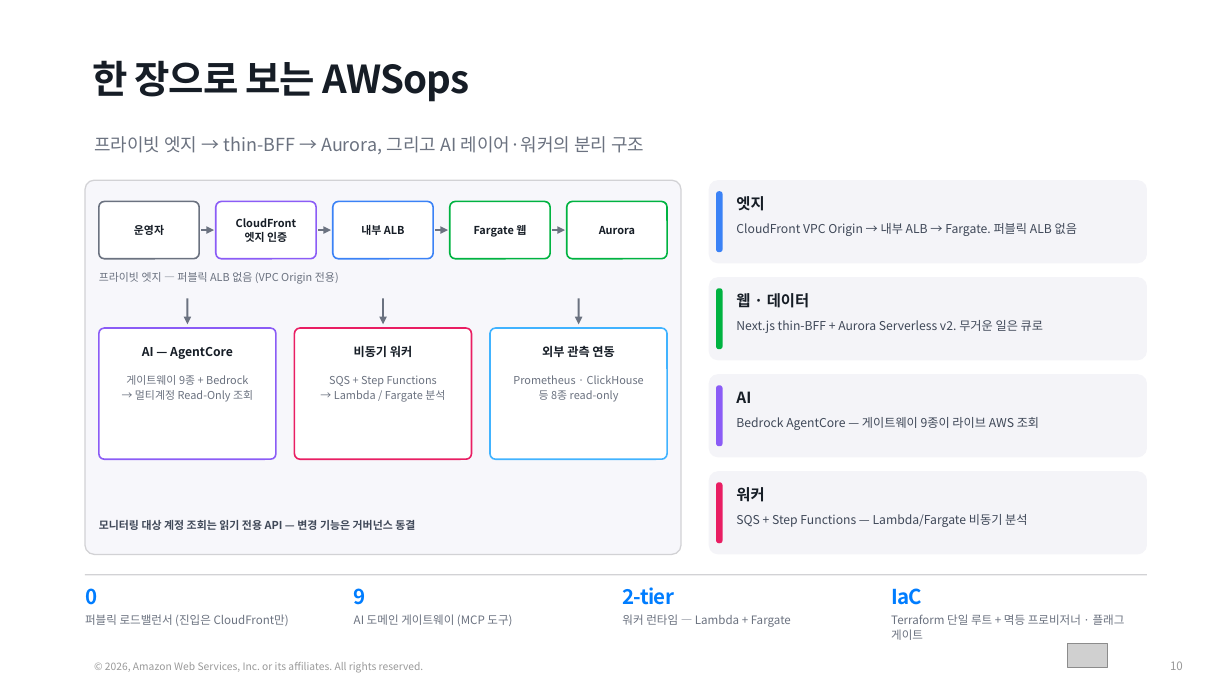
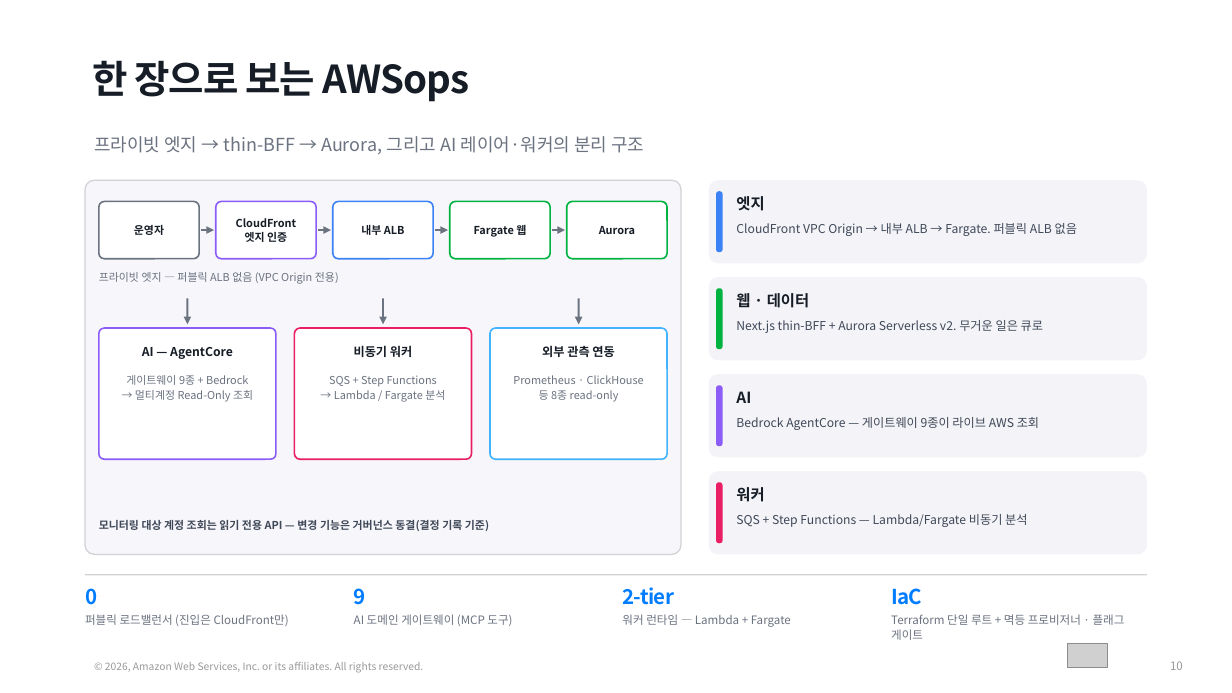
Before and after one commit to aws-samples/sample-awsops, a slide deck: slide 10 of docs-site/static/presentation/awsops-intro/awsops-intro.pptx. Drawn at 1232x693 pixels with LibreOffice and Linux fonts; fonts in the diff are those of the drawing; grey boxes stand for pictures. Boxes give left, top, right and bottom in pixels: in the first picture for what was removed or moved away, otherwise in the second. Text is boxed around its words. In the diff, an @@ line names an element or a change of style, - is before the commit and + after.

```diff
--- a/docs-site/static/presentation/awsops-intro/awsops-intro.pptx
+++ b/docs-site/static/presentation/awsops-intro/awsops-intro.pptx
@@ text at <box>99,520,489,531</box>: text changed @@
-모니터링 대상 계정 조회는 읽기 전용 API — 변경 기능은 거버넌스 동결
+모니터링 대상 계정 조회는 읽기 전용 API — 변경 기능은 거버넌스 동결(결정 기록 기준)
```
Also in this commit, not shown: 6 other files.
